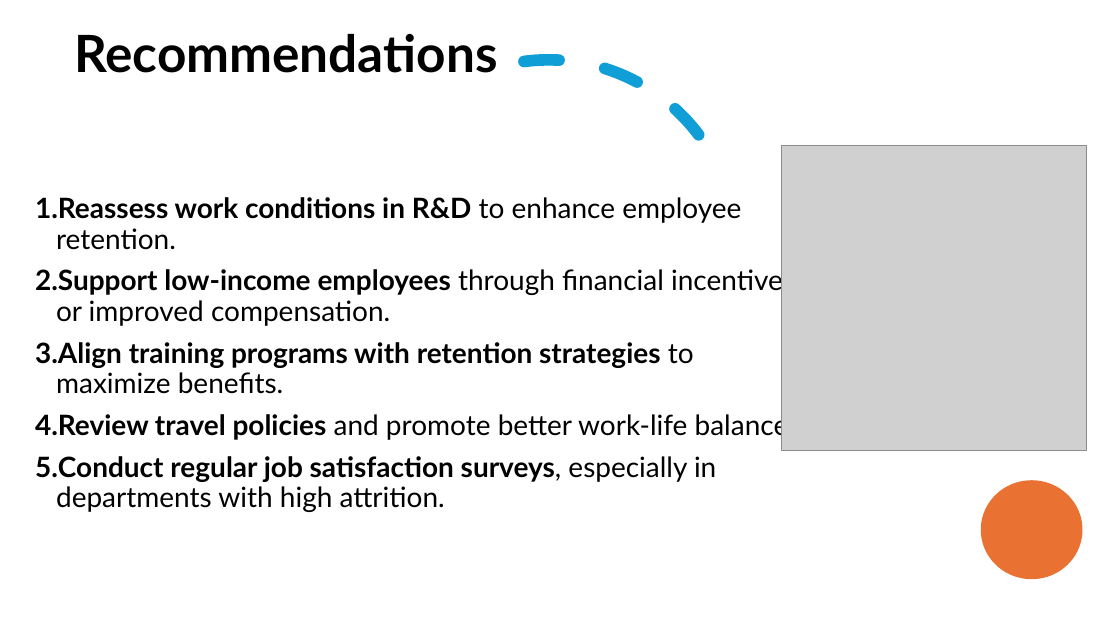
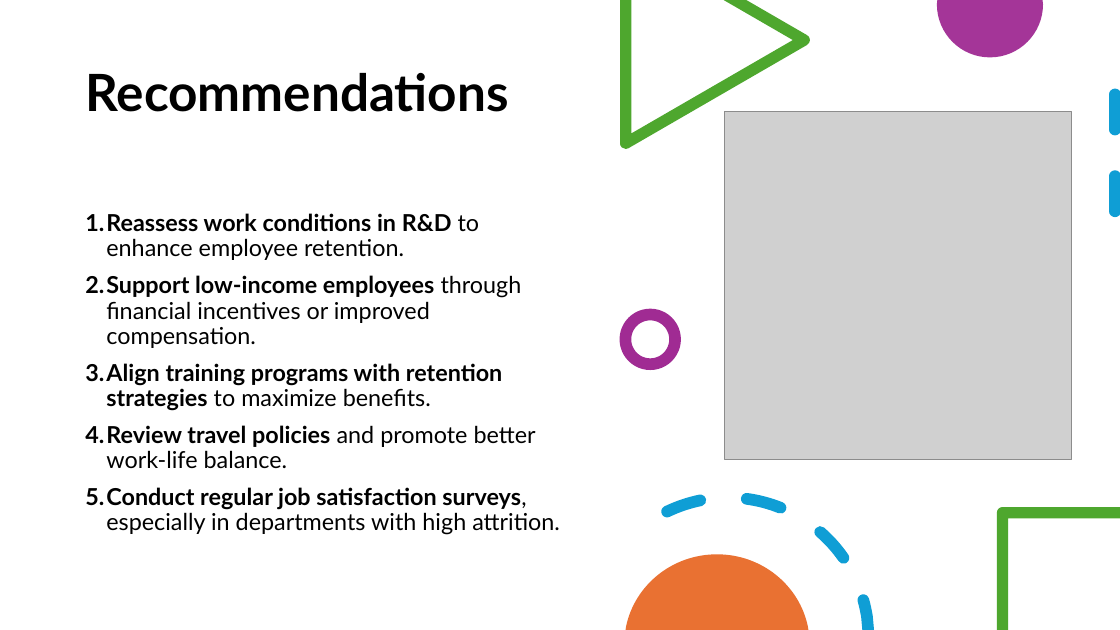
Before and after one commit to Waleed2025xp/Group4_final-project, a slide deck: slide 22 of project_Group4/Hr project_Group 4.pptx (slide 17 before the commit). Drawn at 1120x630 pixels with LibreOffice and Linux fonts; fonts in the diff are those of the drawing; grey boxes stand for pictures. Boxes give left, top, right and bottom in pixels: in the first picture for what was removed or moved away, otherwise in the second. Text is boxed around its words. In the diff, an @@ line names an element or a change of style, - is before the commit and + after.

```diff
--- a/project_Group4/Hr project_Group 4.pptx
+++ b/project_Group4/Hr project_Group 4.pptx
@@ arc (boxed as its full ellipse) removed at box(286, 0, 812, 510) @@
@@ freeform shape added at box(620, 0, 810, 149), fill #4EA72E @@
@@ freeform shape added at box(937, 0, 1043, 57), fill #A02B93 at 95% opacity @@
@@ title "Recommendations": place and size @@
-title "Recommendations" at box(74, 34, 497, 73)
+title "Recommendations" at box(85, 73, 508, 112)
@@ picture: place and size @@
-picture at box(781, 145, 1086, 450)
+picture at box(725, 112, 1073, 460)
@@ line added from (1116, 94) to (1116, 241), #0F9ED5 10 pt dashed @@
@@ text "Reassess work conditions in R&D ...": place and size @@
-text "Reassess work conditions in R&D ..." at box(35, 197, 795, 512)
+text "Reassess work conditions in R&D ..." at box(85, 213, 560, 535)
@@ text "Reassess work conditions in R&D ..." at box(85, 213, 560, 535): size 24 to 20 pt @@
@@ ellipse added at box(626, 314, 676, 364), outline #A02B93 10 pt @@
@@ freeform shape added at box(659, 452, 879, 630), fill #0F9ED5 @@
@@ ellipse removed at box(981, 481, 1083, 580) @@
@@ freeform shape added at box(997, 507, 1120, 630), fill #4EA72E @@
@@ freeform shape added at box(626, 555, 809, 630), fill #E97132 @@
```
Also in this commit, not shown: 10 other slides changed, 2 slides added, 1 slide removed, 1 other file.
